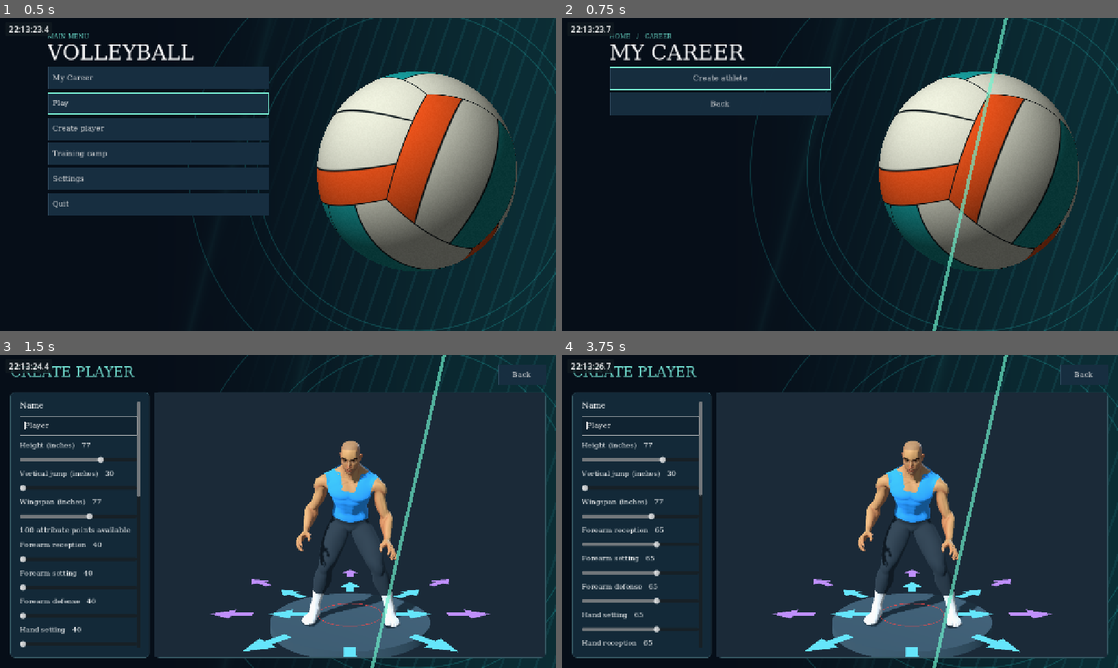
Above: before the commit, frames 1-4 (two rows, left to right).
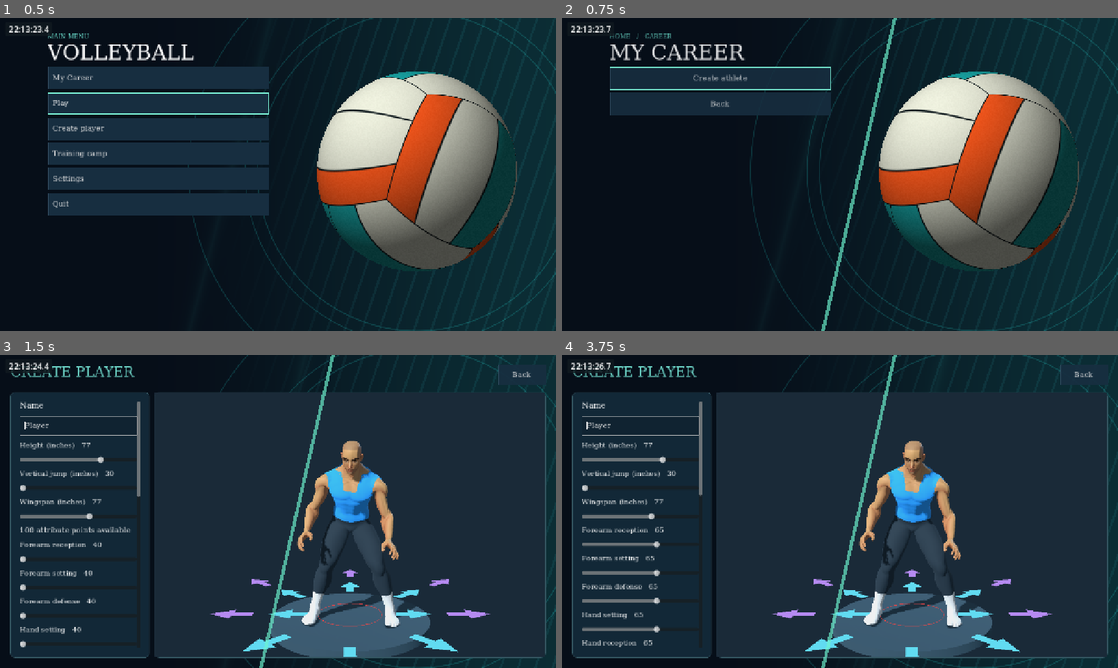
Above: after the commit, the same moments.

Repository: foreandr/volleyball
Game: Godot game, scene res://scenes/main.tscn
Same seed, same stepped clock (60 frames per second), same inputs: the game is played once before the commit and once after it. Sound files missing from this copy of the repository are replaced by a short silence.
Inputs:
- Up to frame 1 (0.5 s): no input
- Up to frame 2 (0.75 s): click "My Career" at 0.5 s
- Up to frame 3 (1.5 s): click "Create athlete" at 1.25 s
- Up to frame 4 (3.75 s): click "Back" at 2 s; click "Back" at 2.75 s; click "Create player" at 3.5 s

Frame 1 is identical in both runs. In frame 2, 1.3% of the frame differs, in the area x 9-81%, y 0-100%; in frame 3, 2.1%, in the area x 46-81%, y 0-100%; in frame 4, 2.1%.

Commit message:
Show destination loading screens before menu and court setup

Diff:
--- a/scripts/animation_editor.gd
+++ b/scripts/animation_editor.gd
@@ -563,13 +563,13 @@
 	StorySession.edit_animation = null
 	StorySession.animation_draft.clear()
 	StorySession.animation_return = {"category":saved.category,"type":saved.type,"id":saved.id}
-	get_tree().change_scene_to_file("res://scenes/drills.tscn" if not StorySession.return_to_drill.is_empty() else "res://scenes/story_animations.tscn")
+	MenuPresentation.load_scene("res://scenes/drills.tscn" if not StorySession.return_to_drill.is_empty() else "res://scenes/story_animations.tscn")
 
 func open_menu() -> void:
 	if session != null:
 		StorySession.animation_draft = {"source":entry.id,"animation":session.source,"edits":session.edits.duplicate(true),"position_edits":session.position_edits.duplicate(true),"name":copy_name.text,"frame":frame,"group":selected_group}
 	StorySession.animation_return = {"category":entry.category,"type":entry.type,"id":entry.id}
-	get_tree().change_scene_to_file("res://scenes/drills.tscn" if not StorySession.return_to_drill.is_empty() else "res://scenes/story_animations.tscn")
+	MenuPresentation.load_scene("res://scenes/drills.tscn" if not StorySession.return_to_drill.is_empty() else "res://scenes/story_animations.tscn")
 
 func handle_keyboard(event: InputEventKey) -> void:
 	if event.ctrl_pressed and event.keycode == KEY_Z:
--- a/scripts/career_session.gd
+++ b/scripts/career_session.gd
@@ -55,7 +55,7 @@
 	creating = false
 	data.set_value(key(),"tryout_scorecard",[])
 	if not checkpoint(stage,32 if stage == "complete" else rep): return
-	get_tree().change_scene_to_file.call_deferred(CHAPTER)
+	MenuPresentation.load_scene.call_deferred(CHAPTER)
 
 func base_profile() -> Dictionary:
 	var values := Profile.load_profile()
--- a/scripts/court.gd
+++ b/scripts/court.gd
@@ -100,7 +100,7 @@
 	return result
 
 func open_menu() -> void:
-	get_tree().change_scene_to_file("res://scenes/main.tscn")
+	MenuPresentation.load_scene("res://scenes/main.tscn")
 
 func _unhandled_input(event: InputEvent) -> void:
 	if event is InputEventKey and event.pressed and event.keycode == KEY_ESCAPE: open_menu()
--- a/scripts/create.gd
+++ b/scripts/create.gd
@@ -202,11 +202,11 @@
 		if CareerSession.create_athlete(profile):
 			CareerSession.enter_origin = true
 			CareerSession.creating = false
-			get_tree().change_scene_to_file("res://scenes/story.tscn")
+			MenuPresentation.load_scene("res://scenes/story.tscn")
 		return
 	if StorySession.creating_story:
 		if StorySession.save_new(profile) == OK:
-			get_tree().change_scene_to_file("res://scenes/story_animations.tscn")
+			MenuPresentation.load_scene("res://scenes/story_animations.tscn")
 		else: show_save_error()
 	else:
 		if Profile.save_profile(profile) == OK: open_menu()
@@ -361,12 +361,12 @@
 func open_menu() -> void:
 	if CareerSession.creating:
 		CareerSession.creating = false
-		get_tree().change_scene_to_file("res://scenes/story.tscn")
+		MenuPresentation.load_scene("res://scenes/story.tscn")
 		return
 	if StorySession.creating_story:
 		StorySession.cancel_creation()
-		get_tree().change_scene_to_file("res://scenes/story.tscn")
-	else: get_tree().change_scene_to_file("res://scenes/main.tscn")
+		MenuPresentation.load_scene("res://scenes/story.tscn")
+	else: MenuPresentation.load_scene("res://scenes/main.tscn")
 
 func _unhandled_input(event: InputEvent) -> void:
 	if event is InputEventJoypadButton and event.is_action_pressed("ui_cancel"):
--- a/scripts/drills_menu.gd
+++ b/scripts/drills_menu.gd
@@ -114,10 +114,10 @@
 		var title: String = drill.title
 		add_item(title,func():
 			if scene_path.is_empty():
-				open_setting_stage(title)
+				MenuPresentation.load_stage(title,open_setting_stage.bind(title))
 				return
 			StorySession.open_passing_drill = name_ == "Passing"
-			get_tree().change_scene_to_file(scene_path))
+			MenuPresentation.load_scene(scene_path))
 	list.get_child(0).grab_focus()
 
 func open_setting_stage(title: String) -> void:
@@ -406,7 +406,7 @@
 		scroll.show()
 		show_category(category)
 	elif category.is_empty():
-		get_tree().change_scene_to_file("res://scenes/main.tscn")
+		MenuPresentation.load_scene("res://scenes/main.tscn")
 	else:
 		show_categories()
 
--- a/scripts/indoor_practice.gd
+++ b/scripts/indoor_practice.gd
@@ -175,7 +175,7 @@
 
 func reset_drill() -> void:
 	trace("drill_reset",{})
-	get_tree().reload_current_scene()
+	MenuPresentation.load_scene(scene_file_path)
 
 func start_drill() -> void:
 	start_practice()
@@ -274,7 +274,7 @@
 	Xbox.prompts(controls_row,entries)
 
 func leave() -> void:
-	get_tree().change_scene_to_file("res://scenes/story.tscn")
+	MenuPresentation.load_scene("res://scenes/story.tscn")
 
 func start_practice() -> void:
 	demonstration = false
--- a/scripts/iteration_lab.gd
+++ b/scripts/iteration_lab.gd
@@ -62,7 +62,7 @@
 	background_task = button("Start background task",toggle_background_task)
 	header.add_child(background_task)
 	header.add_child(button("Tools",func(): tool_panel.visible = not tool_panel.visible))
-	header.add_child(button("Back",func(): get_tree().change_scene_to_file("res://scenes/main.tscn")))
+	header.add_child(button("Back",func(): MenuPresentation.load_scene("res://scenes/main.tscn")))
 
 	proposal_description = label("",16)
 	proposal_description.autowrap_mode = TextServer.AUTOWRAP_WORD_SMART
@@ -359,7 +359,7 @@
 
 func open_finding(path: String) -> void:
 	StorySession.lab_replay_path = path
-	get_tree().change_scene_to_file("res://scenes/story_animations.tscn")
+	MenuPresentation.load_scene("res://scenes/story_animations.tscn")
 
 func refresh_proposals() -> void:
 	update_proposals(read_pending_proposals(), false)
--- a/scripts/main.gd
+++ b/scripts/main.gd
@@ -36,20 +36,20 @@
 	MenuPresentation.heading(column,current,title_text)
 
 func go(scene: String) -> void:
-	get_tree().change_scene_to_file("res://scenes/%s.tscn" % scene)
+	MenuPresentation.load_scene("res://scenes/%s.tscn" % scene)
 
 func show_home() -> void:
 	page("VOLLEYBALL","Home")
 	add_menu_button(column,"Career","My Career",func(): go("story"))
-	add_menu_button(column,"Play","Play",show_play).grab_focus()
+	add_menu_button(column,"Play","Play",MenuPresentation.load_stage.bind("Play",show_play)).grab_focus()
 	add_menu_button(column,"Create","Create player",func(): go("create"))
 	add_menu_button(column,"Training","Training camp",func(): go("drills"))
-	add_menu_button(column,"Settings","Settings",show_settings)
+	add_menu_button(column,"Settings","Settings",MenuPresentation.load_stage.bind("Settings",show_settings))
 	add_menu_button(column,"Quit","Quit",func(): get_tree().quit())
 
 func show_play() -> void:
 	page("PLAY","Play")
-	add_menu_button(column,"Offline","Offline",show_offline).grab_focus()
+	add_menu_button(column,"Offline","Offline",MenuPresentation.load_stage.bind("Offline",show_offline)).grab_focus()
 	add_menu_button(column,"Online","Online",Callable()).disabled = true
 	add_menu_button(column,"Simulate","Simulate",open_simulation)
 	add_menu_button(column,"Back","Back",show_home)
@@ -59,7 +59,7 @@
 	for size in range(2,7):
 		var item := add_menu_button(column,"Size%d" % size,"%dv%d" % [size,size],func():
 			StorySession.offline_size = size
-			show_roster())
+			MenuPresentation.load_stage("Match setup",show_roster))
 		if size == 2: item.grab_focus()
 	add_menu_button(column,"Back","Back",show_play)
 
@@ -141,7 +141,7 @@
 func open_match(playable: bool) -> void:
 	StorySession.open_home_play = playable
 	StorySession.open_home_simulation = true
-	get_tree().change_scene_to_file.call_deferred("res://scenes/story_animations.tscn")
+	MenuPresentation.load_scene.call_deferred("res://scenes/story_animations.tscn")
 
 func _unhandled_input(event: InputEvent) -> void:
 	if event.is_action_pressed("ui_cancel"):
--- a/scripts/menu_presentation.gd
+++ b/scripts/menu_presentation.gd
@@ -164,3 +164,77 @@
 		skin.set_stylebox("focus",kind,focus)
 	skin.set_stylebox("panel","PopupMenu",box(Color("142c3d"),Color("59d7c4"),2))
 	skin.set_stylebox("normal","LineEdit",box(Color("102331"),Color("43727a"),2))
+
+var loading_screen: ColorRect
+var loading_detail: Label
+
+func show_loading(destination: String) -> void:
+	loading_screen = ColorRect.new()
+	loading_screen.color = Color("112433")
+	loading_screen.process_mode = Node.PROCESS_MODE_ALWAYS
+	overlay.add_child(loading_screen)
+	loading_screen.set_anchors_and_offsets_preset(Control.PRESET_FULL_RECT)
+	backdrop(loading_screen,false)
+	var center := CenterContainer.new()
+	loading_screen.add_child(center)
+	center.set_anchors_and_offsets_preset(Control.PRESET_FULL_RECT)
+	var column := VBoxContainer.new()
+	center.add_child(column)
+	var title := Label.new()
+	title.text = destination
+	title.add_theme_font_size_override("font_size",48)
+	column.add_child(title)
+	loading_detail = Label.new()
+	loading_detail.text = "Loading…"
+	loading_detail.add_theme_color_override("font_color",Color("73e1d2"))
+	column.add_child(loading_detail)
+
+func _input(_event: InputEvent) -> void:
+	if is_instance_valid(loading_screen):
+		get_viewport().set_input_as_handled()
+
+func painted() -> void:
+	await get_tree().process_frame
+	if DisplayServer.get_name() != "headless":
+		await RenderingServer.frame_post_draw
+
+func close_loading() -> void:
+	loading_screen.hide()
+	loading_screen.queue_free()
+	loading_screen = null
+
+func load_stage(destination: String, build: Callable) -> void:
+	if is_instance_valid(loading_screen): return
+	show_loading(destination)
+	await painted()
+	if build.is_valid(): build.call()
+	await painted()
+	close_loading()
+
+func load_scene(path: String) -> void:
+	if is_instance_valid(loading_screen): return
+	var key := path.get_file().get_basename()
+	var names := {"main":"Main menu","story":"My Career","drills":"Training camp","create":"Create player","setter_tryout":"Setter tryout","story_animations":"Court session"}
+	show_loading(names.get(key,key.capitalize()))
+	await painted()
+	var error := ResourceLoader.load_threaded_request(path,"PackedScene")
+	if error == OK:
+		var progress := []
+		var status := ResourceLoader.load_threaded_get_status(path,progress)
+		while status == ResourceLoader.THREAD_LOAD_IN_PROGRESS:
+			if progress.size(): loading_detail.text = "Loading…  %d%%" % roundi(progress[0]*100.)
+			await get_tree().process_frame
+			status = ResourceLoader.load_threaded_get_status(path,progress)
+		if status == ResourceLoader.THREAD_LOAD_LOADED:
+			loading_detail.text = "Preparing court…" if key in ["setter_tryout","story_animations","court"] else "Opening menu…"
+			await painted()
+			error = get_tree().change_scene_to_packed(ResourceLoader.load_threaded_get(path))
+			if error == OK:
+				await get_tree().scene_changed
+				await painted()
+		else: error = ERR_CANT_OPEN
+	if error != OK:
+		push_error("Could not open "+path+": "+error_string(error))
+		loading_detail.text = "Could not open this destination"
+		await get_tree().create_timer(1.5).timeout
+	close_loading()
--- a/scripts/set_to_target.gd
+++ b/scripts/set_to_target.gd
@@ -470,4 +470,4 @@
 	StorySession.edit_animation = replay.bake_actor(game,actor,title,contacts.get(role,replay.index),include_ball or setup_key() == "Butterfly")
 	StorySession.edit_entry = {"id":setup_key()+"_"+title,"name":title,"category":category,"type":type}
 	StorySession.animation_draft.clear()
-	get_tree().change_scene_to_file("res://scenes/animation_editor.tscn")
+	MenuPresentation.load_scene("res://scenes/animation_editor.tscn")
--- a/scripts/story.gd
+++ b/scripts/story.gd
@@ -34,7 +34,7 @@
 		add_button("Player development",development)
 	var create := add_button("Create athlete",func():
 		CareerSession.creating = true
-		get_tree().change_scene_to_file("res://scenes/create.tscn"))
+		MenuPresentation.load_scene("res://scenes/create.tscn"))
 	if CareerSession.athlete_id.is_empty(): create.grab_focus()
 	if CareerSession.data.has_section("athletes"): add_button("Select athlete",choose_athlete)
 	if not StorySession.saved_stories().is_empty(): add_button("Legacy careers",show_load)
@@ -83,7 +83,7 @@
 		"origin": origin()
 		"position": position_menu()
 		"after_tryout": after_tryout()
-		_: get_tree().change_scene_to_file(CareerSession.CHAPTER)
+		_: MenuPresentation.load_scene(CareerSession.CHAPTER)
 
 func after_tryout() -> void:
 	clear_menu("AFTER TRYOUTS")
@@ -94,7 +94,7 @@
 	add_button("Player development",development).grab_focus()
 	add_button("Repeat tryout",func():
 		CareerSession.data.set_value(CareerSession.key(),"tryout_scorecard",[])
-		if CareerSession.checkpoint("tutorial",0): get_tree().change_scene_to_file(CareerSession.CHAPTER))
+		if CareerSession.checkpoint("tutorial",0): MenuPresentation.load_scene(CareerSession.CHAPTER))
 	add_button("My Career",show_home)
 
 func origin() -> void:
@@ -137,7 +137,7 @@
 	if saves.get_child_count() > 0: saves.get_child(0).grab_focus()
 
 func open_menu() -> void:
-	get_tree().change_scene_to_file("res://scenes/main.tscn")
+	MenuPresentation.load_scene("res://scenes/main.tscn")
 
 func _unhandled_input(event: InputEvent) -> void:
 	if event.is_action_pressed("ui_cancel"):
--- a/scripts/story_animations.gd
+++ b/scripts/story_animations.gd
@@ -235,7 +235,7 @@
 	var match_button := button("Demo Match | 2v2",start_demo_match)
 	match_button.custom_minimum_size.y = 52
 	content.add_child(match_button)
-	content.add_child(button("Iteration Lab",func(): get_tree().change_scene_to_file("res://scenes/iteration_lab.tscn")))
+	content.add_child(button("Iteration Lab",func(): MenuPresentation.load_scene("res://scenes/iteration_lab.tscn")))
 
 func start_passing_drill() -> void:
 	start_demo_match(2,false,true,true,true)
@@ -467,7 +467,7 @@
 	StorySession.edit_entry = {"id":"passing_replay_edit","name":"Passing replay","category":"Forearm reception","type":"Forearm"}
 	StorySession.animation_draft.clear()
 	StorySession.edit_animation = clip
-	get_tree().change_scene_to_file("res://scenes/animation_editor.tscn")
+	MenuPresentation.load_scene("res://scenes/animation_editor.tscn")
 
 func move_match_camera(delta: float) -> void:
 	var movement: Vector2 = player_controls.movement_input()
@@ -1933,7 +1933,7 @@
 		StorySession.edit_animation = Catalog.load_clip(StorySession.edit_entry,preview_player)
 	else:
 		StorySession.edit_animation = bake_low_bow_starter(shot_target)
-	get_tree().change_scene_to_file("res://scenes/animation_editor.tscn")
+	MenuPresentation.load_scene("res://scenes/animation_editor.tscn")
 
 func bake_low_bow_starter(shot_target: Vector3) -> Animation:
 	var drill = setting_drill
@@ -2005,7 +2005,7 @@
 	else:
 		StorySession.edit_animation = bake_backward_starter()
 	StorySession.edit_animation.set_meta("editor_frame_count",15)
-	get_tree().change_scene_to_file("res://scenes/animation_editor.tscn")
+	MenuPresentation.load_scene("res://scenes/animation_editor.tscn")
 
 func bake_backward_starter() -> Animation:
 	reception_review.toggle_play()
@@ -2044,7 +2044,7 @@
 	StorySession.edit_entry = selected_entry.duplicate(true)
 	StorySession.edit_animation = render_clip
 	StorySession.animation_return = {"category":selected_category,"type":current_type(),"id":selected_entry.id}
-	get_tree().change_scene_to_file("res://scenes/animation_editor.tscn")
+	MenuPresentation.load_scene("res://scenes/animation_editor.tscn")
 
 func cycle_type(direction: int) -> void:
 	if is_instance_valid(demo_match) or is_instance_valid(blocking_practice) or is_instance_valid(setting_drill) or selected_category.is_empty() or selected_category in ["Setting","Attacking"]: return
@@ -2054,20 +2054,20 @@
 func open_menu() -> void:
 	if passing_drill != null:
 		StorySession.drill_menu_category = "Passing"
-		get_tree().change_scene_to_file("res://scenes/drills.tscn")
+		MenuPresentation.load_scene("res://scenes/drills.tscn")
 		return
 	if match_from_lab_replay and is_instance_valid(demo_match):
-		get_tree().change_scene_to_file("res://scenes/iteration_lab.tscn")
+		MenuPresentation.load_scene("res://scenes/iteration_lab.tscn")
 		return
 	if match_from_home and is_instance_valid(demo_match):
-		get_tree().change_scene_to_file("res://scenes/main.tscn")
+		MenuPresentation.load_scene("res://scenes/main.tscn")
 		return
 	if not selected_category.is_empty():
 		var previous := selected_category
 		show_categories()
 		if category_buttons.has(previous): category_buttons[previous].grab_focus()
-	elif not StorySession.active.is_empty(): get_tree().change_scene_to_file("res://scenes/story.tscn")
-	else: get_tree().change_scene_to_file("res://scenes/main.tscn")
+	elif not StorySession.active.is_empty(): MenuPresentation.load_scene("res://scenes/story.tscn")
+	else: MenuPresentation.load_scene("res://scenes/main.tscn")
 
 func update_match_pad_aim(delta: float) -> void:
 	var pads := Input.get_connected_joypads()
--- a/scripts/story_session.gd
+++ b/scripts/story_session.gd
@@ -18,7 +18,7 @@
 func begin_new() -> void:
 	creating_story = true
 	draft = Profile.DEFAULTS.duplicate(true)
-	get_tree().change_scene_to_file("res://scenes/create.tscn")
+	MenuPresentation.load_scene("res://scenes/create.tscn")
 
 func cancel_creation() -> void:
 	creating_story = false
@@ -82,7 +82,7 @@
 	active = record
 	cancel_creation()
 	remember(id)
-	get_tree().change_scene_to_file("res://scenes/story_animations.tscn")
+	MenuPresentation.load_scene("res://scenes/story_animations.tscn")
 	return true
 
 var edit_animation: Animation
